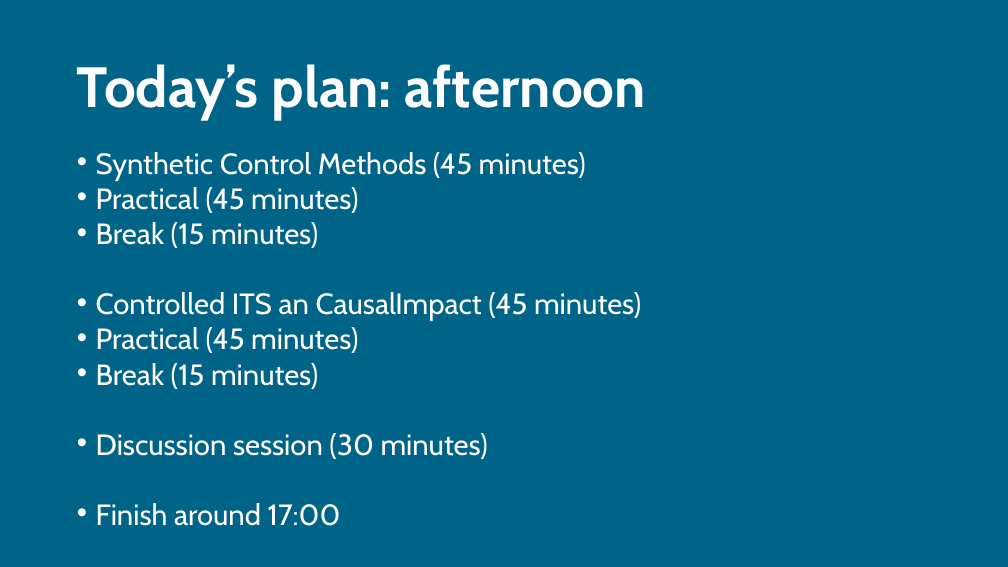
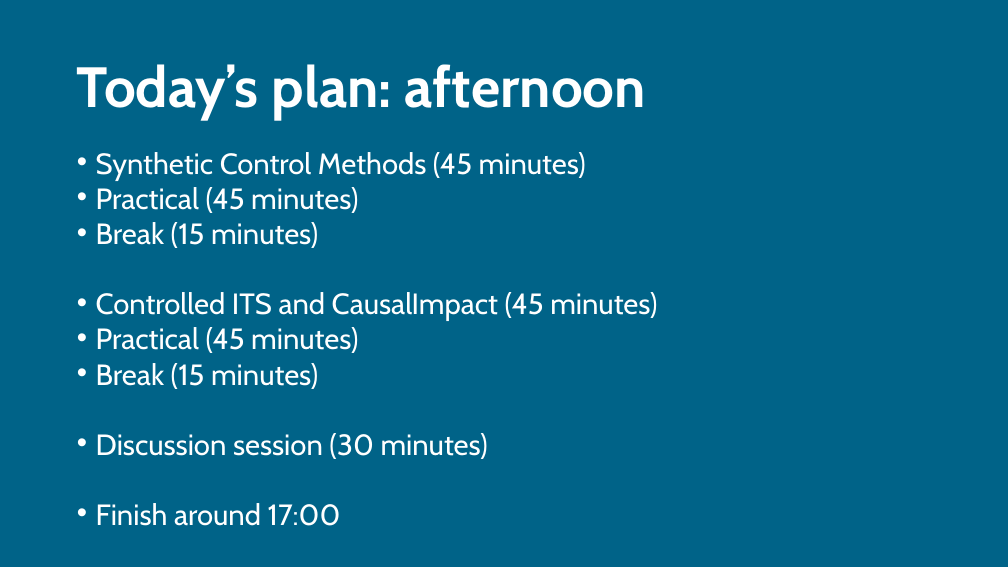
Before and after one commit to sodascience/workshop_causal_impact_assessment, a slide deck: slide 7 of lectures/01_introduction/intro_1.pptx (slide 6 before the commit). Drawn at 1008x567 pixels with LibreOffice and Linux fonts; fonts in the diff are those of the drawing. Boxes give left, top, right and bottom in pixels: in the first picture for what was removed or moved away, otherwise in the second. Text is boxed around its words. In the diff, an @@ line names an element or a change of style, - is before the commit and + after.

```diff
--- a/lectures/01_introduction/intro_1.pptx
+++ b/lectures/01_introduction/intro_1.pptx
@@ text at (96,292,657,321): text changed @@
-• Controlled ITS an CausalImpact (45 minutes)
+• Controlled ITS and CausalImpact (45 minutes)
```
Also in this commit, not shown: 7 other slides changed, 44 slides added, 8 slides removed, 4 other files.
